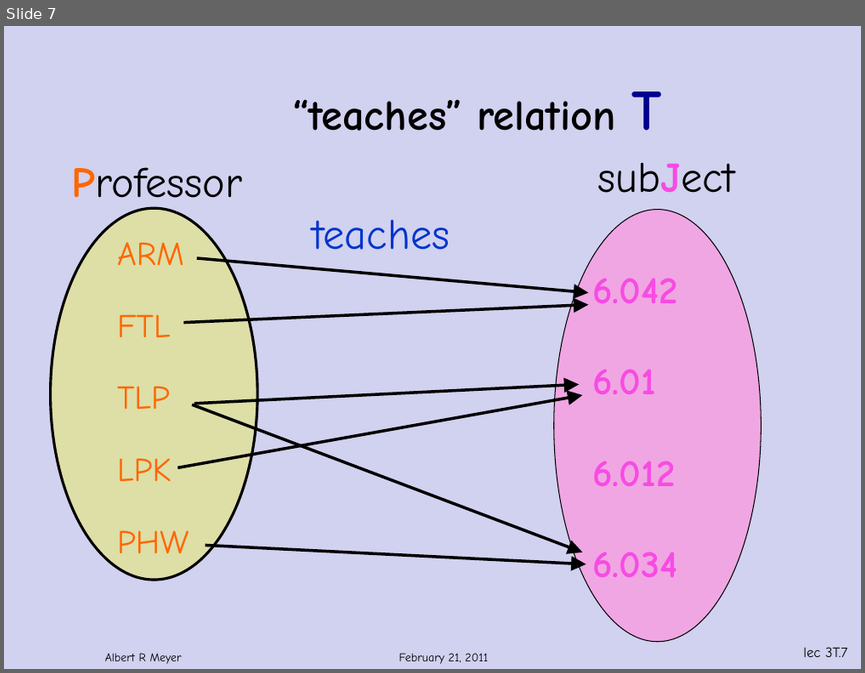
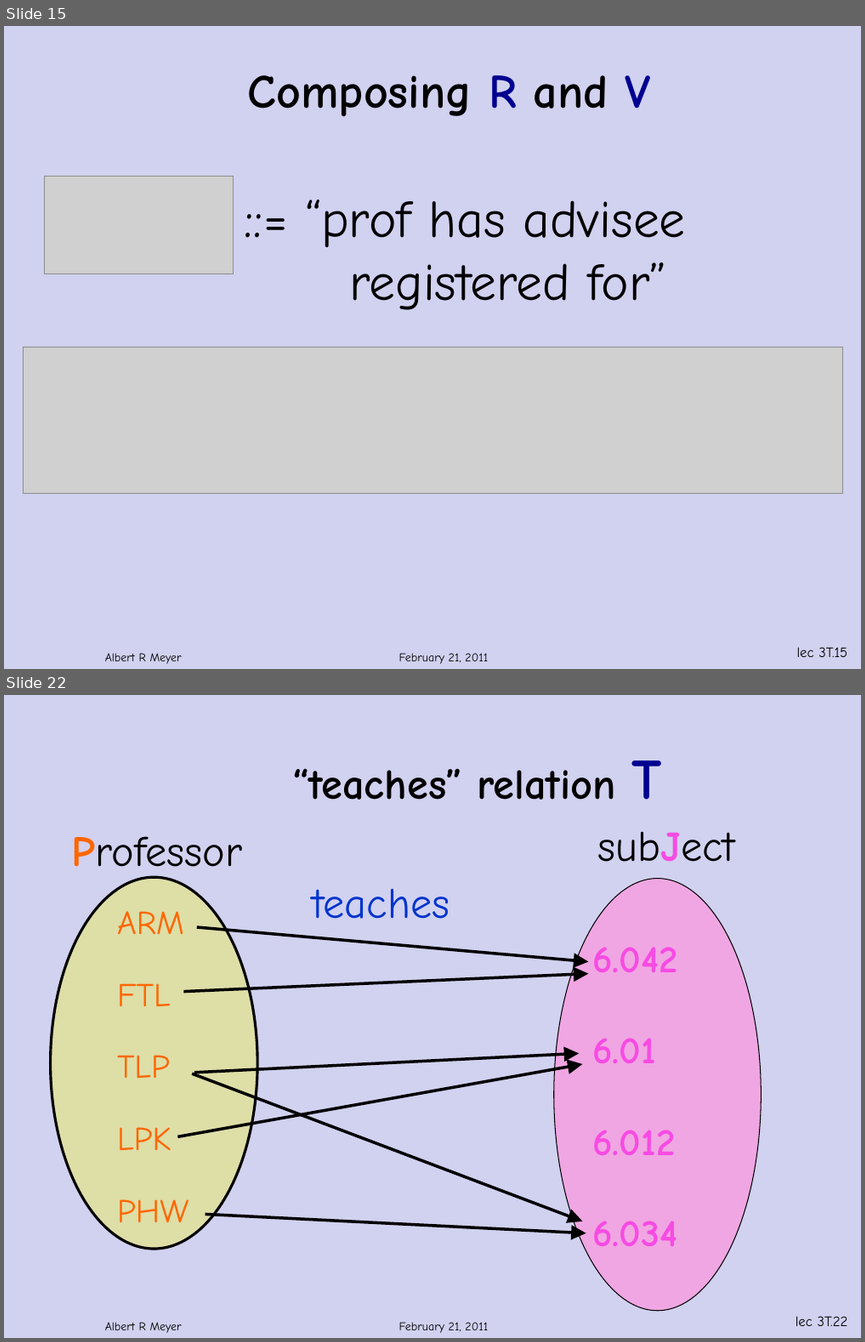
Before and after one commit to armeyer/mcs_web, a slide deck: spring12/slidesS12/relations.pptx. Shown one above the other, each under a label of ours: slide 7 before the commit, slides 15 and 22 after it; the slides between them are not shown. The pictures are 865x673 and 865x1342 pixels, drawn with LibreOffice and Linux fonts; fonts in the diff are those of the drawing; grey boxes stand for pictures; background and template pictures are left out. Boxes give left, top, right and bottom in pixels: in the first picture for what was removed or moved away, otherwise in the second. Text is boxed around its words. In the diff, an @@ line names an element or a change of style, - is before the commit and + after.

```diff
--- a/spring12/slidesS12/relations.pptx
+++ b/spring12/slidesS12/relations.pptx
@@ slide 15 added at (x1=4, y1=26, x2=861, y2=669), background #D1D1F0; not listed: 3 template elements that a slide beside it also shows @@
@@ title added at (x1=248, y1=75, x2=651, y2=117), 40 pt, text #000000, bold @@
+Composing R and V
@@ picture added at (x1=44, y1=176, x2=233, y2=273) @@
@@ text added at (x1=305, y1=199, x2=685, y2=310), 44 pt, text #000000 @@
+::= “prof has advisee
+registered for”
@@ picture added at (x1=23, y1=347, x2=843, y2=493) @@
@@ what was slide 7 is now slide 22 @@
@@ page number at (x1=795, y1=1315, x2=848, y2=1326): text changed @@
-lec 3T.7
+lec 3T.22
```
Also in this commit, not shown: 4 slides changed, 15 other slides added, 3 slides removed.
